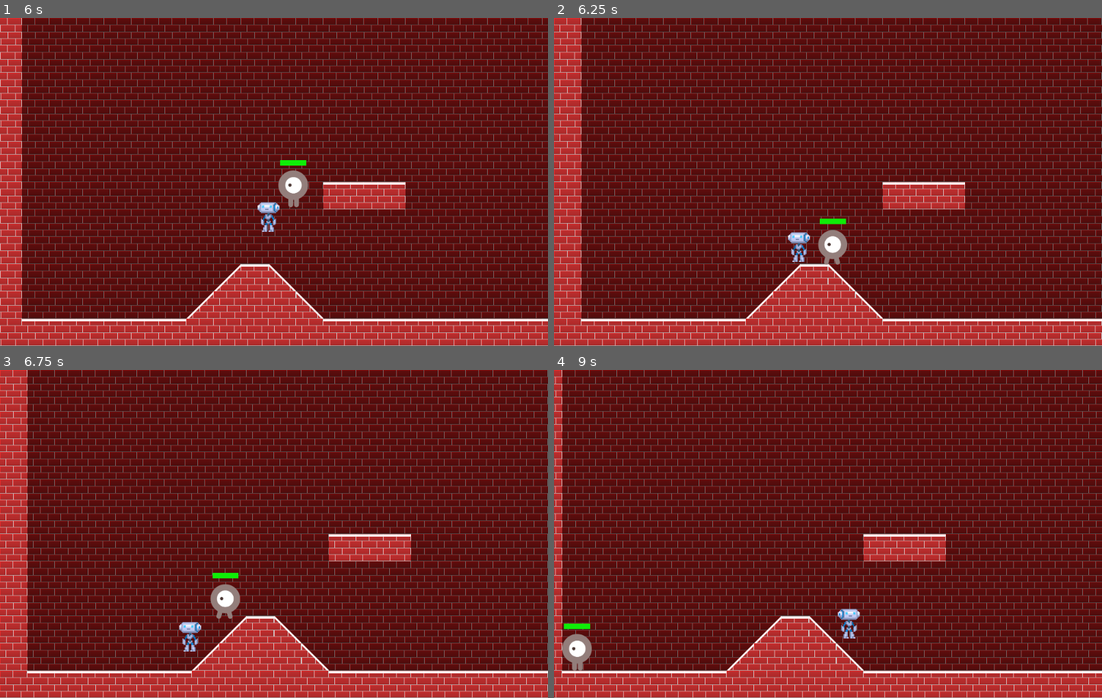
Above: before the commit, frames 1-4 (two rows, left to right).
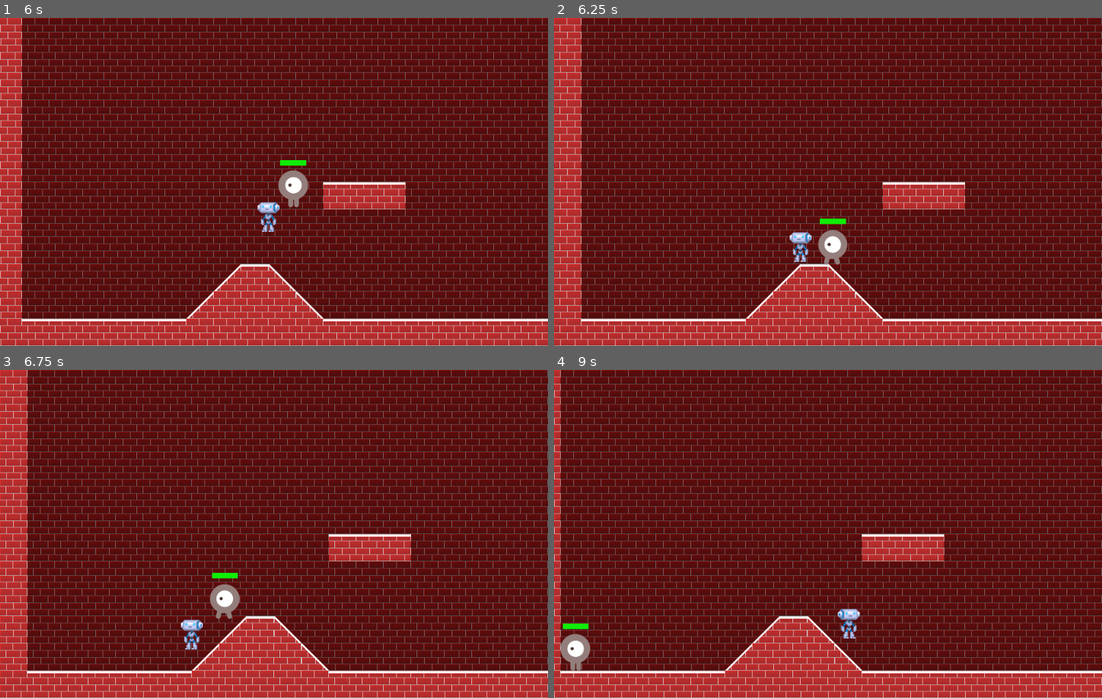
Above: after the commit, the same moments.

Repository: Ruefa/godot_test
Game: Godot game, scene res://Main.tscn
The game is run twice, just before and just after one commit, with the same random seed, the same clock (stepped at 60 frames per second) and the same inputs.
Inputs:
- Up to frame 1 (6 s): tap Enter at 0.5 s; hold Right (ui_right) 0.53-2.03 s; tap Up (ui_up) at 0.77, 1.52, 3.02, 3.77, 4.52 s; hold Left (ui_left) 2.03-2.78 s; hold Right (ui_right) 2.78-4.28 s; hold Left (ui_left) 4.28-5.03 s; hold Right (ui_right) 5.03-5.78 s; hold Left (ui_left) from 5.78 s (still down)
- Up to frame 2 (6.25 s): keep holding Left (ui_left); tap Up (ui_up) at 6.02 s
- Up to frame 3 (6.75 s): keep holding Left (ui_left)
- Up to frame 4 (9 s): tap Up (ui_up) at 6.77, 7.52 s; release Left (ui_left) at 7.28 s; hold Right (ui_right) from 7.28 s (still down)

Frame 1 is identical in both runs. In frame 2, 0.2% of the frame differs, in the area x 42-47%, y 65-75%; in frame 3, 0.3%; in frame 4, 18%, in the area x 0-100%, y 0-100%.

Commit message:
added Area2D to player to handle monster collision

Diff:
--- a/Side Scroll/Player.tscn
+++ b/Side Scroll/Player.tscn
@@ -17,7 +17,6 @@
 
 [node name="Player" type="KinematicBody2D"]
 collision_layer = 2
-collision_mask = 5
 script = ExtResource( 1 )
 
 [node name="AnimatedSprite" type="AnimatedSprite" parent="."]
@@ -38,4 +37,7 @@
 [node name="VulnTimer" type="Timer" parent="."]
 one_shot = true
 
-[connection signal="timeout" from="VulnTimer" to="." method="_on_VulnTimer_timeout"]
+[node name="MonsterArea" type="Area2D" parent="."]
+
+[node name="CollisionShape2D" type="CollisionShape2D" parent="MonsterArea"]
+shape = SubResource( 2 )
